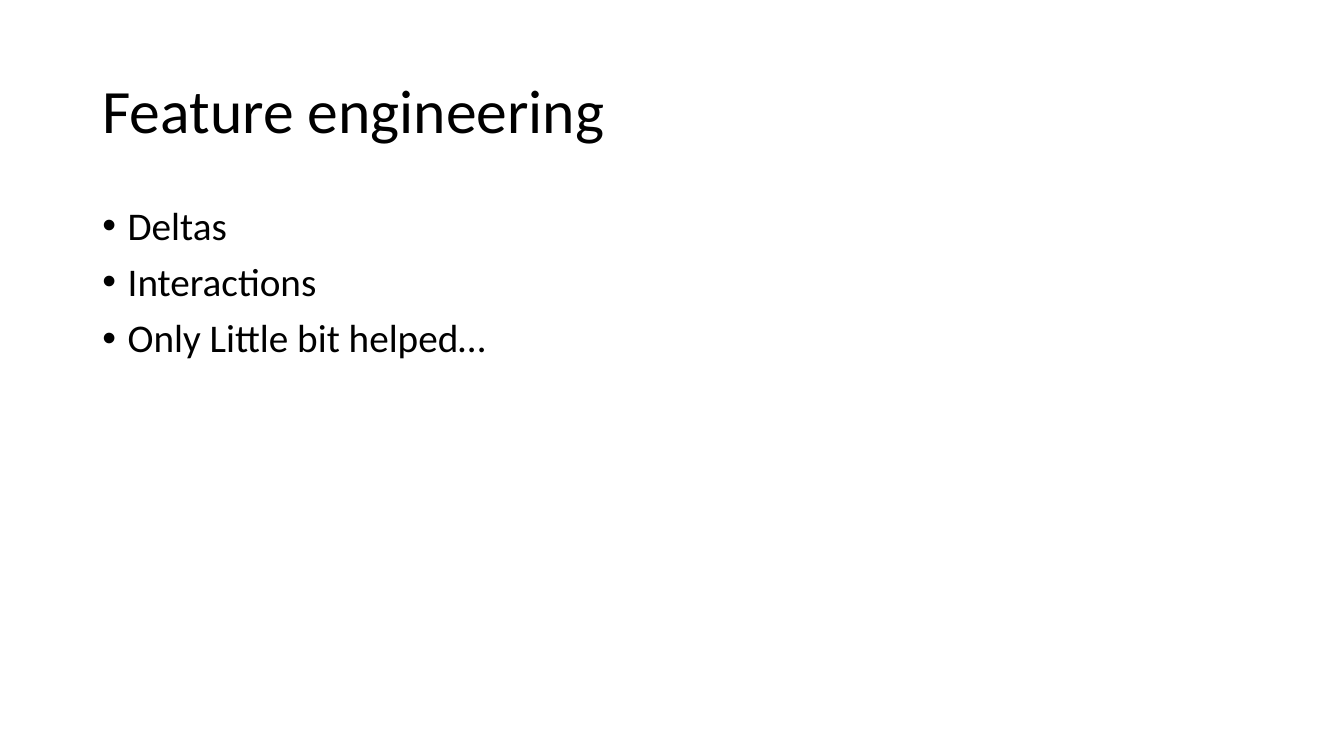
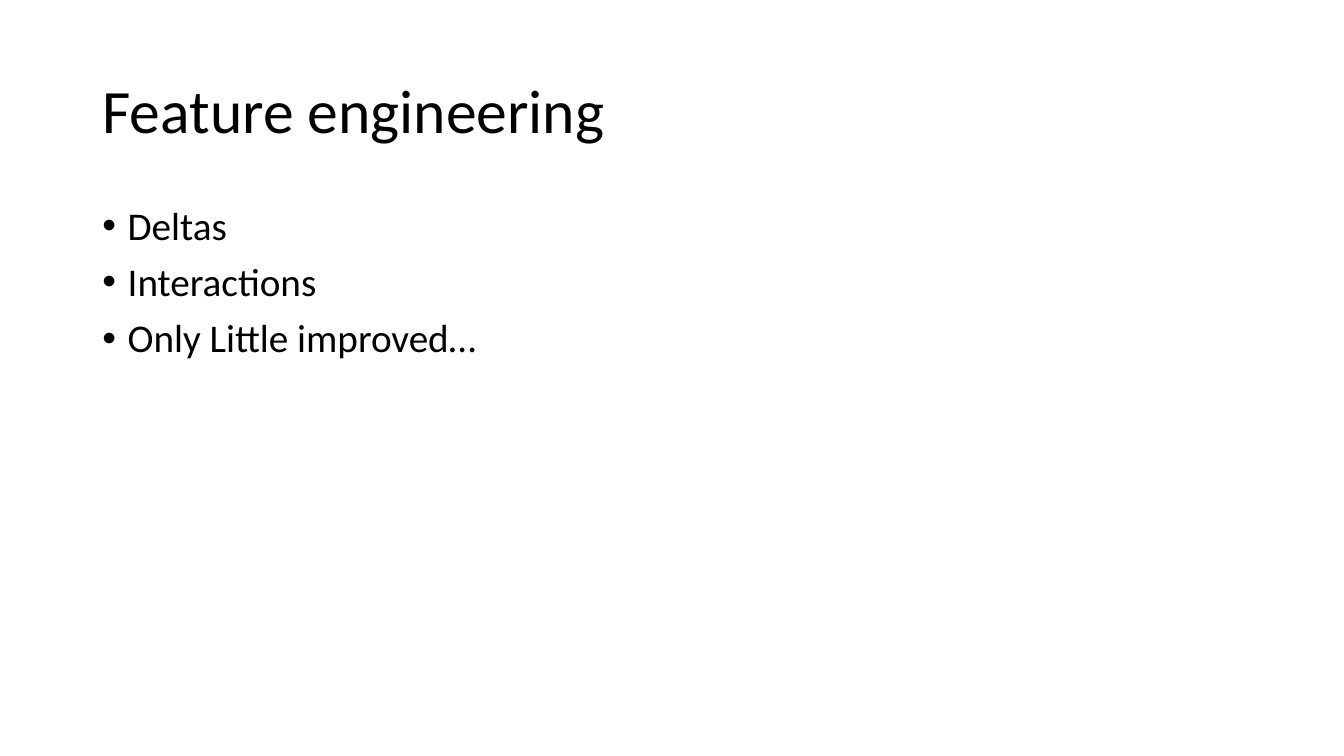
Before and after one commit to nogur9/PTSD, a slide deck: slide 15 of yaron/Social Anxiety classifier.pptx. Drawn at 1344x756 pixels with LibreOffice and Linux fonts; fonts in the diff are those of the drawing. Boxes give left, top, right and bottom in pixels: in the first picture for what was removed or moved away, otherwise in the second. Text is boxed around its words. In the diff, an @@ line names an element or a change of style, - is before the commit and + after.

```diff
--- a/yaron/Social Anxiety classifier.pptx
+++ b/yaron/Social Anxiety classifier.pptx
@@ text at (128,324,476,359): text changed @@
-• Only Little bit helped…
+• Only Little improved…
```
Also in this commit, not shown: 10 other slides changed, 5 slides added, 2 slides removed, 6 other files.
